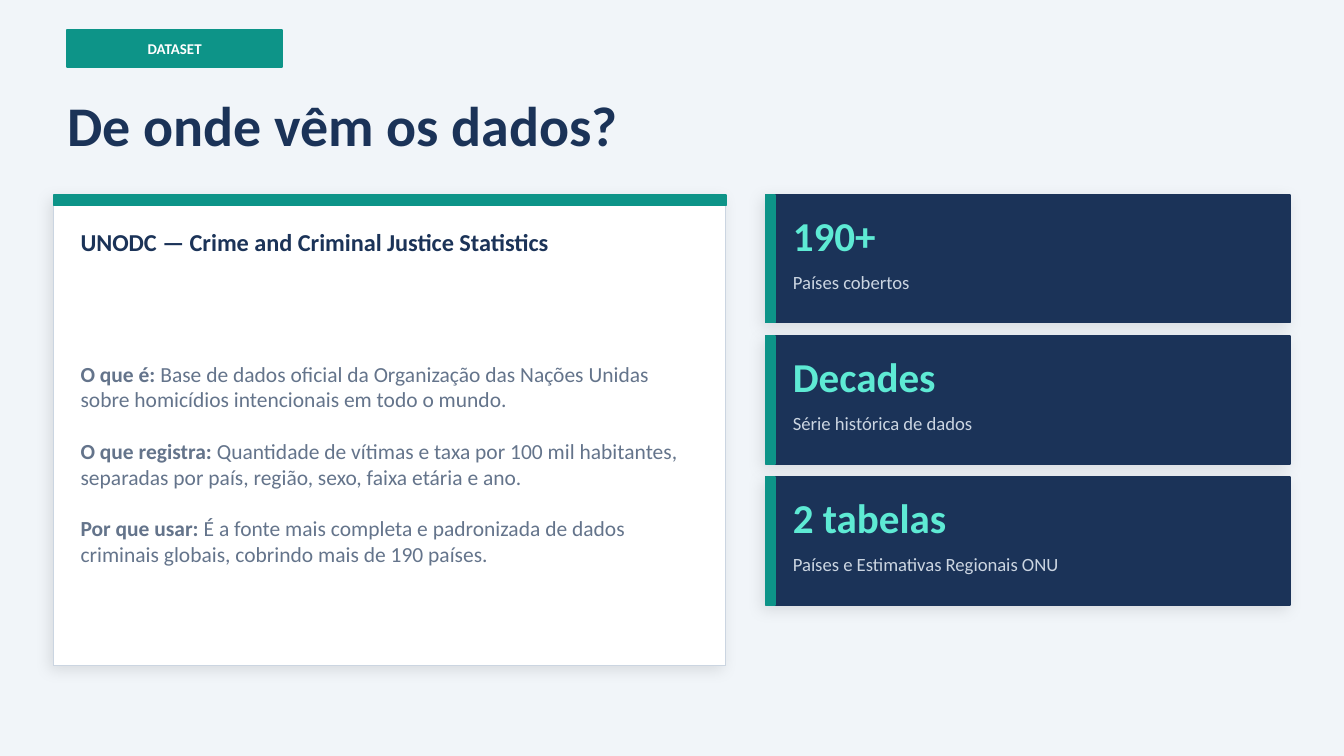
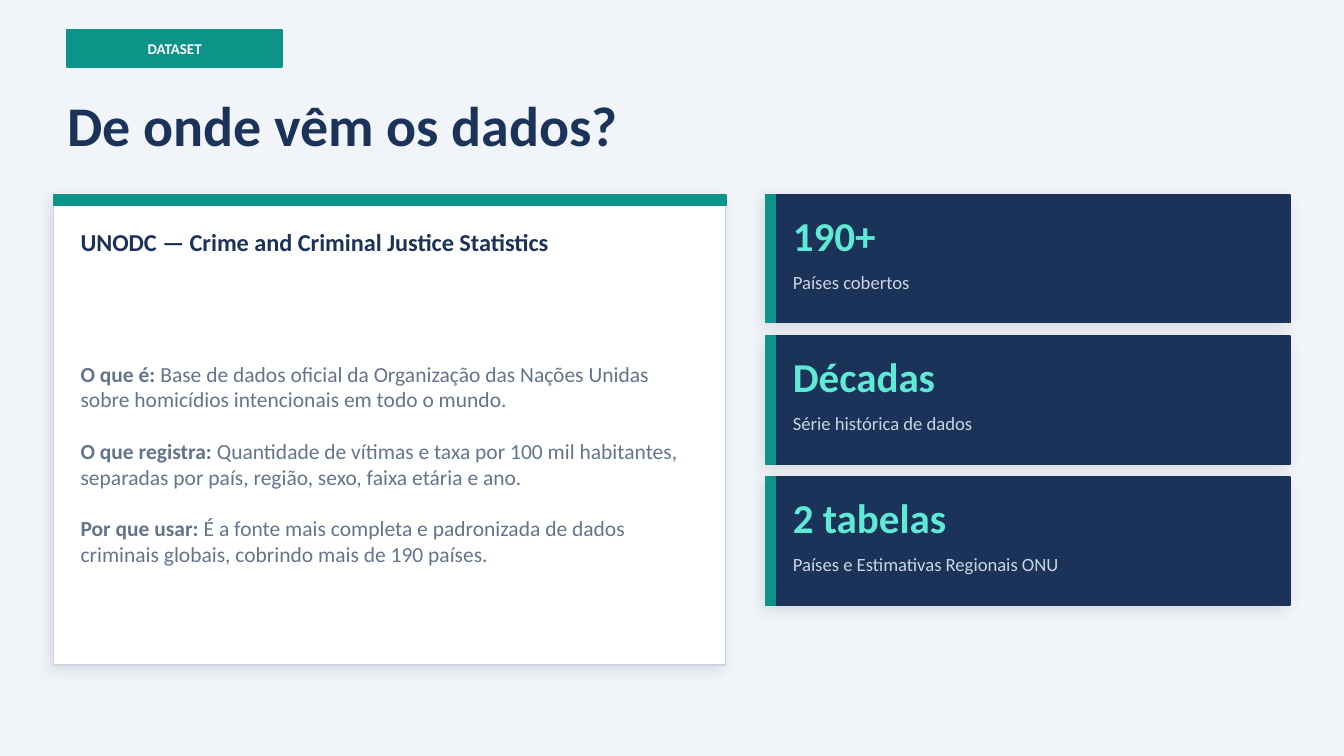
Before and after one commit to William-vale/Trabalho_T-picos_Especiais_Computacao_I, a slide deck: slide 2 of homicidios_analise.pptx. Drawn at 1344x756 pixels with LibreOffice and Linux fonts; fonts in the diff are those of the drawing. Boxes give left, top, right and bottom in pixels: in the first picture for what was removed or moved away, otherwise in the second. Text is boxed around its words. In the diff, an @@ line names an element or a change of style, - is before the commit and + after.

```diff
--- a/homicidios_analise.pptx
+++ b/homicidios_analise.pptx
@@ text at <box>793,363,935,393</box>: text changed @@
-Decades
+Décadas
```
Also in this commit, not shown: 10 other slides changed, 7 slides added, 1 other file.
